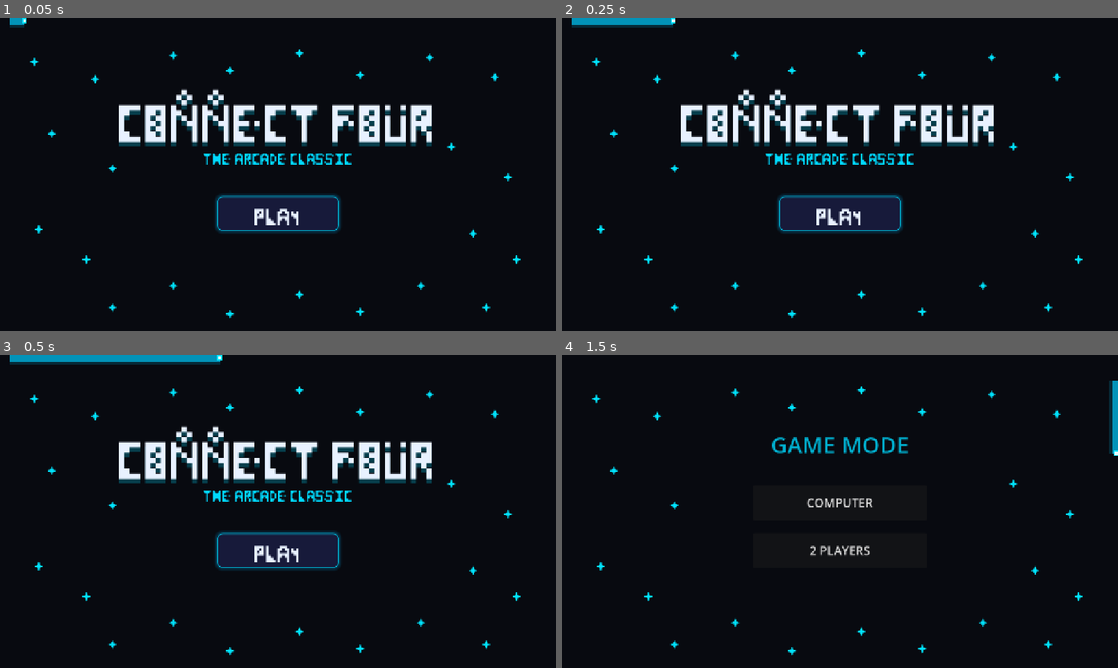
Above: before the commit, frames 1-4 (two rows, left to right).
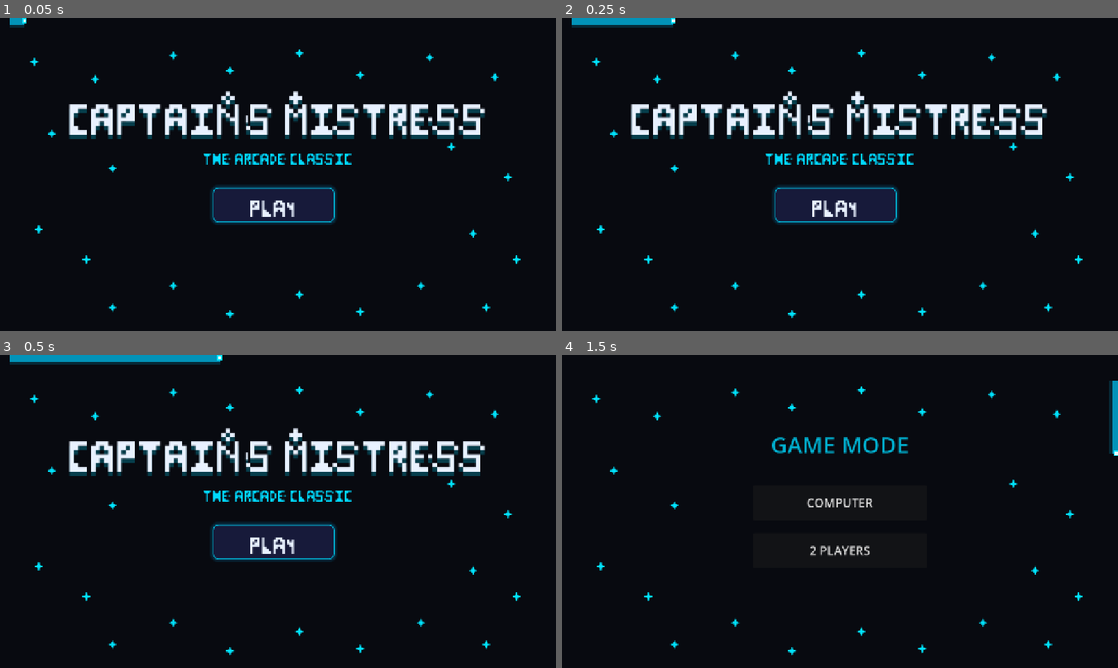
Above: after the commit, the same moments.

Repository: Nikitha-Naganathan/Captains-Mistress
Game: Godot game, scene res://Scenes/game.tscn
Same seed, same stepped clock (60 frames per second), same inputs: the game is played once before the commit and once after it.
Inputs:
- Up to frame 1 (0.05 s): no input
- Up to frame 2 (0.25 s): no input
- Up to frame 3 (0.5 s): no input
- Up to frame 4 (1.5 s): click "PLAY" at 0.5 s; click "PLAY" at 1.25 s

The runs differ from the first frame. In frame 1, 8.8% of the frame differs, in the area x 12-88%, y 22-69%; in frame 2, 8.8%; in frame 3, 8.8%; in frame 4, nothing differs.

Commit message:
Few more Changes

Diff:
--- a/new-game-project/Scripts/game.gd
+++ b/new-game-project/Scripts/game.gd
@@ -761,25 +761,25 @@
 	start_screen.add_child(background)
 
 	var glow = Label.new()
-	glow.text = "CONNECT FOUR"
+	glow.text = "CAPTAIN'S MISTRESS"
 	var curvey_font = load("res://Assets/Fonts/Font2.ttf")
 	glow.add_theme_font_override("font", curvey_font)
-	glow.position = Vector2(240, 170)
+	glow.position = Vector2(160, 170)
 	glow.size = Vector2(800, 130)
 	glow.horizontal_alignment = HORIZONTAL_ALIGNMENT_CENTER
 	glow.vertical_alignment = VERTICAL_ALIGNMENT_CENTER
-	glow.add_theme_font_size_override("font_size", 72)
+	glow.add_theme_font_size_override("font_size", 60)
 	glow.add_theme_color_override("font_color", Color(0.0, 0.85, 1.0, 0.25))
 	start_screen.add_child(glow)
 
 	var title = Label.new()
-	title.text = "CONNECT FOUR"
+	title.text = "CAPTAIN'S MISTRESS"
 	title.add_theme_font_override("font", curvey_font)
-	title.position = Vector2(240, 160)
+	title.position = Vector2(160, 160)
 	title.size = Vector2(800, 130)
 	title.horizontal_alignment = HORIZONTAL_ALIGNMENT_CENTER
 	title.vertical_alignment = VERTICAL_ALIGNMENT_CENTER
-	title.add_theme_font_size_override("font_size", 72)
+	title.add_theme_font_size_override("font_size", 60)
 	title.add_theme_color_override("font_color", Color("#E8F1FF"))
 	start_screen.add_child(title)
 
@@ -796,7 +796,7 @@
 	start_button = Button.new()
 	start_button.text = "PLAY"
 	start_button.add_theme_font_override("font", curvey_font)
-	start_button.position = Vector2(500, 410)
+	start_button.position = Vector2(490, 390)
 	start_button.size = Vector2(280, 80)
 	var normal_style = StyleBoxFlat.new()
 	normal_style.bg_color = Color("#171A3A")
Not shown, changed: new-game-project/export_presets.cfg
